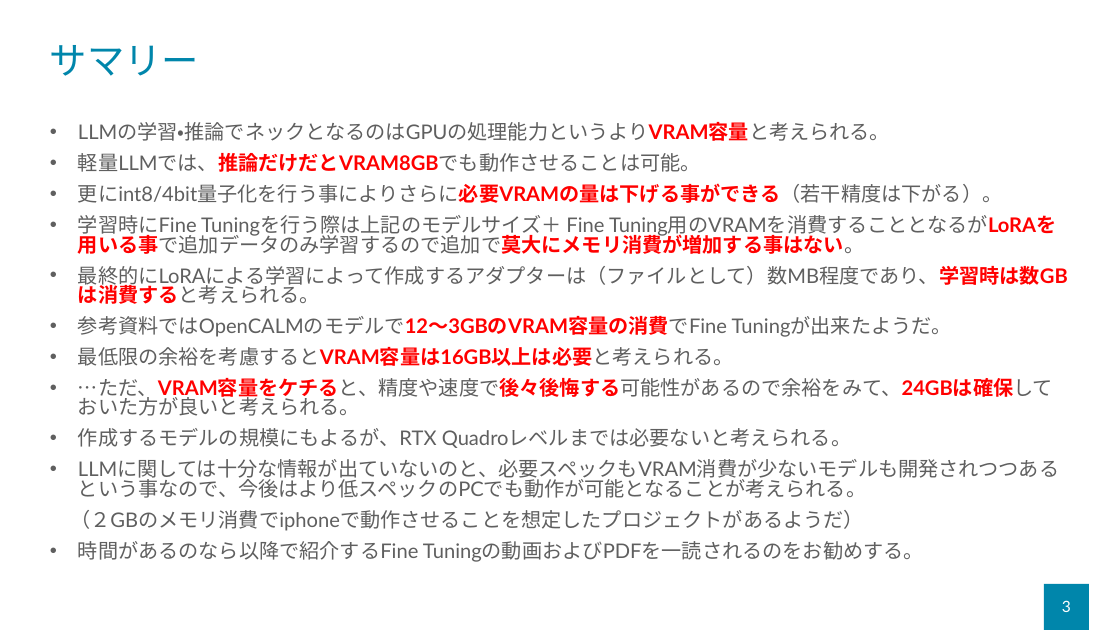
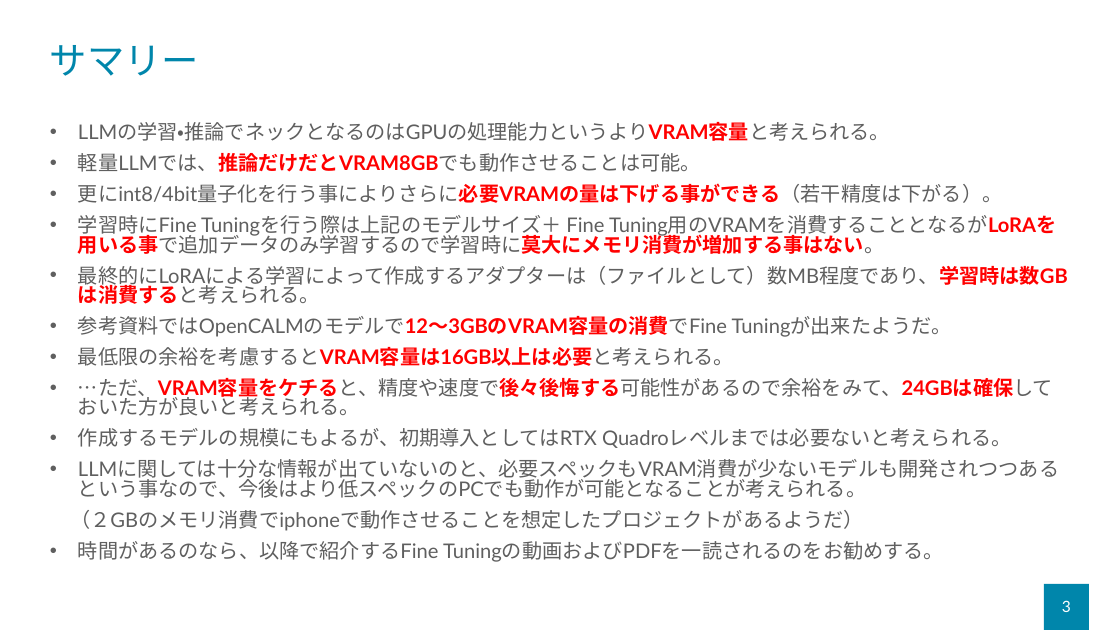
Before and after one commit to takatoshi-ii/LLM, a slide deck: slide 3 of LLM学習・推論に必要なPCスペック検討.pptx. Drawn at 1120x630 pixels with LibreOffice and Linux fonts; fonts in the diff are those of the drawing. Boxes give left, top, right and bottom in pixels: in the first picture for what was removed or moved away, otherwise in the second. Text is boxed around its words. In the diff, an @@ line names an element or a change of style, - is before the commit and + after.

```diff
--- a/LLM学習・推論に必要なPCスペック検討.pptx
+++ b/LLM学習・推論に必要なPCスペック検討.pptx
@@ text at <box>78,215,884,254</box>: text changed @@
-• 学習時にFine Tuningを行う際は上記のモデルサイズ＋ Fine Tuning用のVRAMを消費することとなるがLoRAを用いる事で追加データのみ学習するので追加で莫大にメモリ消費が増加する事はない。
+• 学習時にFine Tuningを行う際は上記のモデルサイズ＋ Fine Tuning用のVRAMを消費することとなるがLoRAを用いる事で追加データのみ学習するので学習時に莫大にメモリ消費が増加する事はない。
@@ text at <box>78,428,1011,448</box>: text changed @@
-• 作成するモデルの規模にもよるが、RTX Quadroレベルまでは必要ないと考えられる。
+• 作成するモデルの規模にもよるが、初期導入としてはRTX Quadroレベルまでは必要ないと考えられる。
@@ text at <box>78,541,944,562</box>: text changed @@
-• 時間があるのなら以降で紹介するFine Tuningの動画およびPDFを一読されるのをお勧めする。
+• 時間があるのなら、以降で紹介するFine Tuningの動画およびPDFを一読されるのをお勧めする。
```
Also in this commit, not shown: 1 other slide changed.
